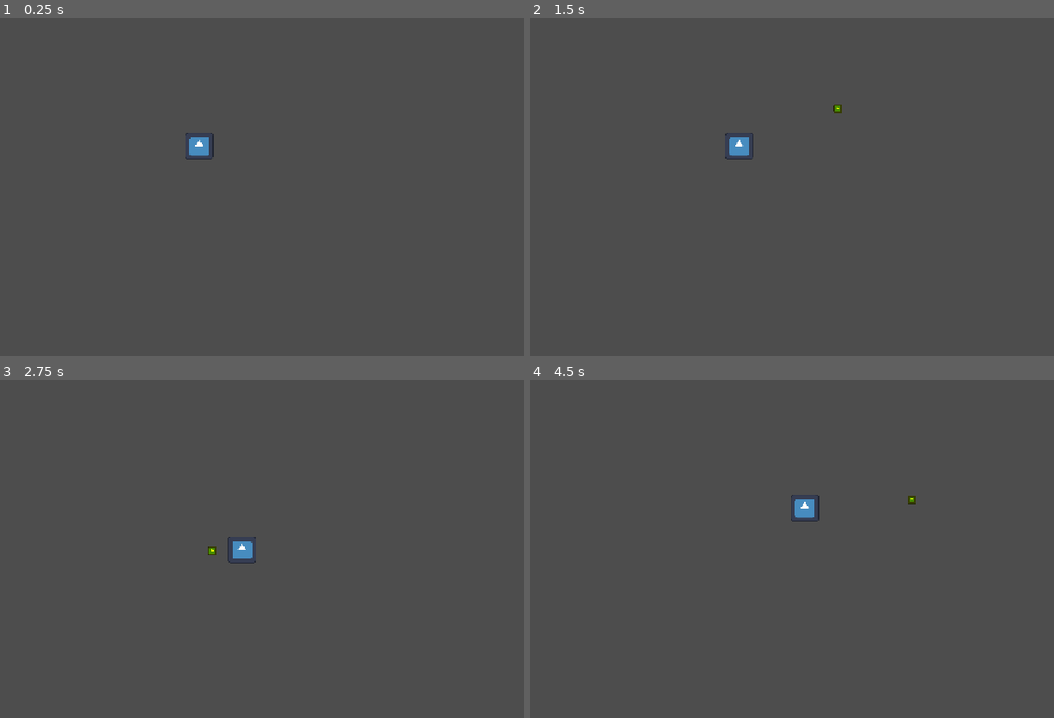
Above: before the commit, frames 1-4 (two rows, left to right).
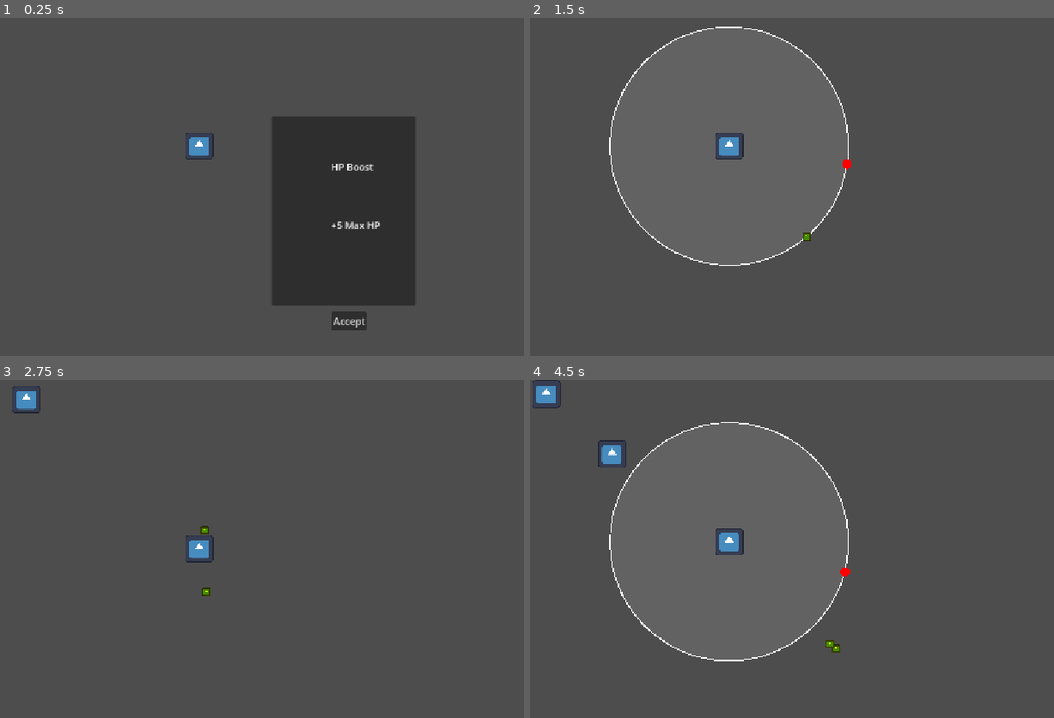
Above: after the commit, the same moments.

Repository: Yu-xo/GMTK2026
Game: Godot game, scene res://Scenes/Main/Main.tscn
The game is run twice, just before and just after one commit, with the same random seed, the same clock (stepped at 60 frames per second) and the same inputs. The engine's default icon, where the game draws it, is replaced by a stand-in: a white triangle on a blue panel in a dark square.
Inputs (mouse positions are in pixels of both pictures, inside the frame that each line leads up to):
- Up to frame 1 (0.25 s): no input
- Up to frame 2 (1.5 s): click (881, 322) at 0.5 s, where only the run after the commit has a clickable "Accept"; move the mouse to (1022, 190) at 1.27 s; press the mouse at (1022, 190) at 1.28 s; hold D (right) from 1.28 s (still down)
- Up to frame 3 (2.75 s): tap Shift (dash, bound only after the commit) at 1.55, 2.1 s; move the mouse to (204, 592) at 2.02 s; release D (right) at 2.03 s; release the mouse at (204, 592) at 2.03 s; hold S (down) from 2.03 s (still down); click (204, 592) at 2.3 s
- Up to frame 4 (4.5 s): move the mouse to (943, 488) at 2.77 s; release S (down) at 2.78 s; press the mouse at (943, 488) at 2.78 s; hold D (right) 2.78-3.53 s; tap Shift (dash, bound only after the commit) at 3.05, 3.6 s; move the mouse to (839, 650) at 3.52 s; release the mouse at (839, 650) at 3.53 s; hold W (up) 3.53-4.28 s; click (839, 650) at 3.8 s; move the mouse to (outside the picture) at 4.27 s; press the mouse at (outside the picture) at 4.28 s; hold A (left) from 4.28 s (still down)

The runs differ from the first frame. In frame 1, 15% of the frame differs, in the area x 51-80%, y 29-93%; in frame 2, 1.0%; in frame 3, 0.9%; in frame 4, 1.8%.

Commit message:
UpgradesWIP

Diff:
--- /dev/null
+++ b/Data/AoEDmg.tres
@@ -0,0 +1,9 @@
+[gd_resource type="Resource" script_class="UpgardeInformation" format=3 uid="uid://c7d6872o1kbgd"]
+
+[ext_resource type="Script" uid="uid://lhnxy8ietk7p" path="res://Scripts/UpgardeInformation.gd" id="1_ropmb"]
+
+[resource]
+script = ExtResource("1_ropmb")
+Type = 8
+area_of_dmg = 100.0
+metadata/_custom_type_script = "uid://lhnxy8ietk7p"
--- /dev/null
+++ b/Data/DashAbility.tres
@@ -0,0 +1,8 @@
+[gd_resource type="Resource" script_class="UpgardeInformation" format=3 uid="uid://c4vyb05p56vxe"]
+
+[ext_resource type="Script" uid="uid://lhnxy8ietk7p" path="res://Scripts/UpgardeInformation.gd" id="1_68arc"]
+
+[resource]
+script = ExtResource("1_68arc")
+Type = 2
+metadata/_custom_type_script = "uid://lhnxy8ietk7p"
--- /dev/null
+++ b/Data/DoubleProjectile.tres
@@ -0,0 +1,8 @@
+[gd_resource type="Resource" script_class="UpgardeInformation" format=3 uid="uid://c12h3stj86gsc"]
+
+[ext_resource type="Script" uid="uid://lhnxy8ietk7p" path="res://Scripts/UpgardeInformation.gd" id="1_aqr0j"]
+
+[resource]
+script = ExtResource("1_aqr0j")
+Type = 6
+metadata/_custom_type_script = "uid://lhnxy8ietk7p"
--- /dev/null
+++ b/Data/ExpTimer.tres
@@ -0,0 +1,9 @@
+[gd_resource type="Resource" script_class="UpgardeInformation" format=3 uid="uid://bclyvn85738oa"]
+
+[ext_resource type="Script" uid="uid://lhnxy8ietk7p" path="res://Scripts/UpgardeInformation.gd" id="1_f5wha"]
+
+[resource]
+script = ExtResource("1_f5wha")
+Type = 9
+explosiontimer = 7.0
+metadata/_custom_type_script = "uid://lhnxy8ietk7p"
--- /dev/null
+++ b/Data/HPboost.tres
@@ -0,0 +1,8 @@
+[gd_resource type="Resource" script_class="UpgardeInformation" format=3 uid="uid://dn4g4wddb8qyx"]
+
+[ext_resource type="Script" uid="uid://lhnxy8ietk7p" path="res://Scripts/UpgardeInformation.gd" id="1_86hqb"]
+
+[resource]
+script = ExtResource("1_86hqb")
+hp = 5
+metadata/_custom_type_script = "uid://lhnxy8ietk7p"
--- /dev/null
+++ b/Data/ShiledAbility.tres
@@ -0,0 +1,10 @@
+[gd_resource type="Resource" script_class="UpgardeInformation" format=3 uid="uid://bph05am67pljy"]
+
+[ext_resource type="Script" uid="uid://lhnxy8ietk7p" path="res://Scripts/UpgardeInformation.gd" id="1_upoqe"]
+
+[resource]
+script = ExtResource("1_upoqe")
+Type = 4
+shield_duration = 5.0
+shield_cooldown = 5.0
+metadata/_custom_type_script = "uid://lhnxy8ietk7p"
--- /dev/null
+++ b/Data/SpeedBoost.tres
@@ -0,0 +1,9 @@
+[gd_resource type="Resource" script_class="UpgardeInformation" format=3 uid="uid://bwximxwpp02ai"]
+
+[ext_resource type="Script" uid="uid://lhnxy8ietk7p" path="res://Scripts/UpgardeInformation.gd" id="1_mb2fh"]
+
+[resource]
+script = ExtResource("1_mb2fh")
+Type = 1
+speed = 300.0
+metadata/_custom_type_script = "uid://lhnxy8ietk7p"
--- /dev/null
+++ b/Data/SpikeProjectile.tres
@@ -0,0 +1,9 @@
+[gd_resource type="Resource" script_class="UpgardeInformation" format=3 uid="uid://c4p4yixcjuj3n"]
+
+[ext_resource type="Script" uid="uid://lhnxy8ietk7p" path="res://Scripts/UpgardeInformation.gd" id="1_3qxo8"]
+
+[resource]
+script = ExtResource("1_3qxo8")
+Type = 7
+number_of_spikes = 4
+metadata/_custom_type_script = "uid://lhnxy8ietk7p"
--- /dev/null
+++ b/Data/ThrowRange.tres
@@ -0,0 +1,9 @@
+[gd_resource type="Resource" script_class="UpgardeInformation" format=3 uid="uid://dw3rl8m7gi2d4"]
+
+[ext_resource type="Script" uid="uid://lhnxy8ietk7p" path="res://Scripts/UpgardeInformation.gd" id="1_qqg88"]
+
+[resource]
+script = ExtResource("1_qqg88")
+Type = 3
+throw_range = 300.0
+metadata/_custom_type_script = "uid://lhnxy8ietk7p"
--- /dev/null
+++ b/Data/Volly.tres
@@ -0,0 +1,9 @@
+[gd_resource type="Resource" script_class="UpgardeInformation" format=3 uid="uid://qbb74mnx5q5r"]
+
+[ext_resource type="Script" uid="uid://lhnxy8ietk7p" path="res://Scripts/UpgardeInformation.gd" id="1_fidtv"]
+
+[resource]
+script = ExtResource("1_fidtv")
+Type = 5
+volly_count = 1
+metadata/_custom_type_script = "uid://lhnxy8ietk7p"
--- a/Scenes/Characters/Player/Player.tscn
+++ b/Scenes/Characters/Player/Player.tscn
@@ -21,3 +21,5 @@
 texture = ExtResource("1_no7dv")
 
 [node name="Marker2D" type="Marker2D" parent="." unique_id=612158831]
+
+[node name="PlayerUpgradeSystem" type="Node" parent="." unique_id=1687560718]
--- a/Scenes/Main/Main.tscn
+++ b/Scenes/Main/Main.tscn
@@ -1,8 +1,72 @@
 [gd_scene format=3 uid="uid://be7k5ypbb0km0"]
 
 [ext_resource type="PackedScene" uid="uid://dbw1o7k57og33" path="res://Scenes/Characters/Player/Player.tscn" id="1_p8rbg"]
+[ext_resource type="Script" uid="uid://ukxbtqr3hbb0" path="res://Scripts/upgrade_panel_holder.gd" id="2_qtv3y"]
+[ext_resource type="Script" uid="uid://lhnxy8ietk7p" path="res://Scripts/UpgardeInformation.gd" id="3_o8wgc"]
+[ext_resource type="Resource" uid="uid://c7d6872o1kbgd" path="res://Data/AoEDmg.tres" id="4_hkvnm"]
+[ext_resource type="Resource" uid="uid://dn4g4wddb8qyx" path="res://Data/HPboost.tres" id="4_w20t6"]
+[ext_resource type="Resource" uid="uid://c4vyb05p56vxe" path="res://Data/DashAbility.tres" id="5_5ci8a"]
+[ext_resource type="Resource" uid="uid://bwximxwpp02ai" path="res://Data/SpeedBoost.tres" id="5_aw1lf"]
+[ext_resource type="Resource" uid="uid://c12h3stj86gsc" path="res://Data/DoubleProjectile.tres" id="6_18xdc"]
+[ext_resource type="PackedScene" uid="uid://bs1e6rjc61nec" path="res://Scenes/EnemySpawner/EnemySpawner.tscn" id="6_w20t6"]
+[ext_resource type="Resource" uid="uid://bclyvn85738oa" path="res://Data/ExpTimer.tres" id="7_epx8f"]
+[ext_resource type="Resource" uid="uid://bph05am67pljy" path="res://Data/ShiledAbility.tres" id="9_hcu3t"]
+[ext_resource type="Resource" uid="uid://c4p4yixcjuj3n" path="res://Data/SpikeProjectile.tres" id="11_qdkat"]
+[ext_resource type="Resource" uid="uid://dw3rl8m7gi2d4" path="res://Data/ThrowRange.tres" id="12_udh0u"]
+[ext_resource type="Resource" uid="uid://qbb74mnx5q5r" path="res://Data/Volly.tres" id="13_xggvw"]
 
 [node name="Main" type="Node" unique_id=1359459859]
 
 [node name="Player" parent="." unique_id=1541806321 instance=ExtResource("1_p8rbg")]
 position = Vector2(334, 215)
+
+[node name="UpgradePanelHolder" type="Control" parent="." unique_id=110452459 node_paths=PackedStringArray("_name", "effect", "button")]
+layout_mode = 3
+anchors_preset = 15
+anchor_right = 1.0
+anchor_bottom = 1.0
+grow_horizontal = 2
+grow_vertical = 2
+script = ExtResource("2_qtv3y")
+_name = NodePath("Panel/Name")
+effect = NodePath("Panel/Effect")
+button = NodePath("Panel/Button")
+UpgradeInfo = Array[ExtResource("3_o8wgc")]([ExtResource("4_hkvnm"), ExtResource("5_5ci8a"), ExtResource("6_18xdc"), ExtResource("7_epx8f"), ExtResource("4_w20t6"), ExtResource("9_hcu3t"), ExtResource("5_aw1lf"), ExtResource("11_qdkat"), ExtResource("12_udh0u"), ExtResource("13_xggvw")])
+
+[node name="Panel" type="Panel" parent="UpgradePanelHolder" unique_id=1832018278]
+layout_mode = 1
+anchors_preset = 8
+anchor_left = 0.5
+anchor_top = 0.5
+anchor_right = 0.5
+anchor_bottom = 0.5
+offset_left = -121.0
+offset_top = -159.0
+offset_right = 121.0
+offset_bottom = 159.0
+grow_horizontal = 2
+grow_vertical = 2
+
+[node name="Name" type="Label" parent="UpgradePanelHolder/Panel" unique_id=1875082795]
+layout_mode = 0
+offset_left = 100.0
+offset_top = 73.0
+offset_right = 147.0
+offset_bottom = 96.0
+
+[node name="Effect" type="Label" parent="UpgradePanelHolder/Panel" unique_id=1842577729]
+layout_mode = 0
+offset_left = 100.0
+offset_top = 171.0
+offset_right = 147.0
+offset_bottom = 194.0
+
+[node name="Button" type="Button" parent="UpgradePanelHolder/Panel" unique_id=184678601]
+layout_mode = 0
+offset_left = 100.0
+offset_top = 328.0
+offset_right = 160.0
+offset_bottom = 359.0
+text = "Accept"
+
+[node name="EnemySpawner" parent="." unique_id=1827537512 instance=ExtResource("6_w20t6")]
--- a/Scenes/Projectiles/BombProjectile.tscn
+++ b/Scenes/Projectiles/BombProjectile.tscn
@@ -4,6 +4,44 @@
 [ext_resource type="Script" uid="uid://yjr2m787023p" path="res://Scripts/bomb_projectile.gd" id="1_y08ll"]
 
 [sub_resource type="CircleShape2D" id="CircleShape2D_u7t8t"]
+radius = 9.486833
+
+[sub_resource type="Animation" id="Animation_y08ll"]
+length = 0.001
+tracks/0/type = "value"
+tracks/0/imported = false
+tracks/0/enabled = true
+tracks/0/path = NodePath("CollisionShape2D:shape:radius")
+tracks/0/interp = 1
+tracks/0/loop_wrap = true
+tracks/0/keys = {
+"times": PackedFloat32Array(0),
+"transitions": PackedFloat32Array(1),
+"update": 0,
+"values": [9.486833]
+}
+
+[sub_resource type="Animation" id="Animation_wmnt2"]
+resource_name = "explode"
+length = 0.6
+tracks/0/type = "value"
+tracks/0/imported = false
+tracks/0/enabled = true
+tracks/0/path = NodePath("CollisionShape2D:shape:radius")
+tracks/0/interp = 1
+tracks/0/loop_wrap = true
+tracks/0/keys = {
+"times": PackedFloat32Array(0, 0.5),
+"transitions": PackedFloat32Array(1, 1),
+"update": 0,
+"values": [9.486833, 65.27634]
+}
+
+[sub_resource type="AnimationLibrary" id="AnimationLibrary_004k1"]
+_data = {
+&"RESET": SubResource("Animation_y08ll"),
+&"explode": SubResource("Animation_wmnt2")
+}
 
 [node name="BombProjectile" type="Area2D" unique_id=823420575]
 script = ExtResource("1_y08ll")
@@ -15,3 +53,6 @@
 modulate = Color(1, 1, 0, 1)
 scale = Vector2(0.109375, 0.109375)
 texture = ExtResource("1_bmwhb")
+
+[node name="AnimationPlayer" type="AnimationPlayer" parent="." unique_id=1095750788]
+libraries/ = SubResource("AnimationLibrary_004k1")
--- /dev/null
+++ b/Scenes/Projectiles/Spike.tscn
@@ -0,0 +1,13 @@
+[gd_scene format=3 uid="uid://dgyfbvmcr0xel"]
+
+[sub_resource type="CircleShape2D" id="CircleShape2D_45xi4"]
+radius = 6.0
+
+[node name="SpikeArea" type="Area2D" unique_id=1450256500]
+
+[node name="CollisionShape2D" type="CollisionShape2D" parent="." unique_id=97860972]
+position = Vector2(0, 2)
+shape = SubResource("CircleShape2D_45xi4")
+
+[node name="Polygon2D" type="Polygon2D" parent="." unique_id=1138777946]
+polygon = PackedVector2Array(-4, 0, 4, 0, 0, 7)
--- /dev/null
+++ b/Scripts/Autoloads/Stateffect.gd
@@ -0,0 +1,26 @@
+extends Node
+
+# ==========================
+# PLAYER STATS
+# ==========================
+
+var max_hp : int = 100
+var speed : float = 100.0
+var throw_range : float = 200.0
+
+# ==========================
+# PLAYER ABILITIES
+# ==========================
+
+var unlock_dash : bool = false
+var unlock_shield : bool = false
+
+# ==========================
+# PROJECTILE UPGRADES
+# ==========================
+
+var volley_count : int = 1
+var double_projectile : bool = false
+var spike_count : int = 0
+var burst_area : float = 0.0
+var explosion_timer : float = 1.0
--- /dev/null
+++ b/Scripts/UpgardeInformation.gd
@@ -0,0 +1,37 @@
+extends Resource
+class_name UpgardeInformation
+
+enum AbilityType {
+	HPBOOST,
+	SPEEDBOOST,
+	DASHABILITY,
+	THROWRANGE,
+	SHIELDEFFECT,
+
+	VOLLYPROJECTILE,
+	DOUBLEPROJECTILE,
+	SPIKEPROJECTILE,
+	BURSTPROJECTILE,
+	EXPLOSIONTIMER,
+}
+
+@export var Type : AbilityType
+
+
+@export var hp : int = 0
+@export var speed : float = 0.0
+@export var throw_range : float = 0.0
+
+@export var dash_speed : float = 0.0
+@export var dash_duration : float = 0.0
+@export var dash_cooldown : float = 0.0
+
+@export var shield_duration : float = 0.0
+@export var shield_cooldown : float = 0.0
+
+
+
+@export var volly_count : int = 0
+@export var number_of_spikes : int = 0
+@export var area_of_dmg : float = 0.0
+@export var explosiontimer : float = 0.0
--- a/Scripts/bomb_projectile.gd
+++ b/Scripts/bomb_projectile.gd
@@ -4,17 +4,17 @@
 @export var travel_speed := 2.0
 @export var arc_height := 100.0
 
-@onready var player = get_tree().get_first_node_in_group("player")
+@onready var animation_player: AnimationPlayer = $AnimationPlayer
 
 var start_pos: Vector2
 var target_pos: Vector2
 var weight := 0.0
 
+
 func _ready() -> void:
-	start_pos = player.global_position
-	target_pos = get_global_mouse_position()
+	# The player has already positioned the bomb at the muzzle.
+	start_pos = global_position
 
-	global_position = start_pos
 
 func _physics_process(delta: float) -> void:
 	weight += travel_speed * delta
@@ -22,11 +22,19 @@
 
 	var current_pos = start_pos.lerp(target_pos, weight)
 
-
+	# Arc
 	current_pos.y -= sin(weight * PI) * arc_height
 
 	global_position = current_pos
 
 	if weight >= 1.0:
-		# TODO: gonna spawn explosion here
-		queue_free()
+		_explode()
+
+
+func _explode() -> void:
+	if animation_player.is_playing():
+		return
+
+	animation_player.play("explode")
+	await animation_player.animation_finished
+	queue_free()
--- a/Scripts/player.gd
+++ b/Scripts/player.gd
@@ -1,56 +1,183 @@
 extends CharacterBody2D
-
 
 enum States {
 	IDLE,
 	MOVE,
 	ATTACK,
 	HURT,
-	DEAD} # We can add more later
+	DEAD
+}
 
 var current_state = States.IDLE
 
-var dir : Vector2
+var dir: Vector2
 
-@export var Speed := 100
-@export var BombNode : PackedScene
+@export var BombNode: PackedScene
 @export var Muzzle: Marker2D
 
+@export var CircleColor := Color(1, 1, 1, 0.12)
+
+# Dash Settings
+@export var DashSpeed := 450.0
+@export var DashDuration := 0.18
+@export var DashCooldown := 0.6
+
+var can_dash := true
+var is_dashing := false
+var dash_direction := Vector2.ZERO
+
+var aiming := false
+var throw_target: Vector2
+
+
+func _ready() -> void:
+	throw_target = global_position
+
+
 func _physics_process(delta: float) -> void:
+	if is_dashing:
+		move_and_slide()
+		return
+
+	if aiming:
+		_update_throw_target()
+
 	_state_handler(delta)
 	move_and_slide()
 
+	if aiming:
+		queue_redraw()
+
+
 func _state_handler(delta):
 	match current_state:
-		States.IDLE:_idle_state()
-		States.MOVE:_movemovet_state(delta)
-		States.ATTACK:_on_attack()
-		States.HURT:pass
-		States.DEAD:pass
+		States.IDLE:
+			_idle_state()
+
+		States.MOVE:
+			_movemovet_state()
+
+		States.ATTACK:
+			pass
+
+		States.HURT:
+			pass
+
+		States.DEAD:
+			pass
 
 
 func _input(event):
+	# Dash
+	if event.is_action_pressed("dash"):
+		if StatEffects.unlock_dash:
+			_start_dash()
+
+	# Throw Bomb
 	if event.is_action_pressed("attack"):
+		aiming = true
 		current_state = States.ATTACK
+		queue_redraw()
+
+	elif event.is_action_released("attack"):
+
+		if aiming:
+			aiming = false
+
+			var bomb = BombNode.instantiate()
+			bomb.global_position = Muzzle.global_position
+			bomb.target_pos = throw_target
+
+			get_parent().add_child(bomb)
+
+			current_state = States.IDLE
+			queue_redraw()
+
 
 func _idle_state():
-	if Input.get_vector("left","right","up","down"):
+	if aiming:
+		velocity = Vector2.ZERO
+		return
+
+	dir = Input.get_vector("left", "right", "up", "down")
+
+	if dir != Vector2.ZERO:
 		current_state = States.MOVE
 	else:
+		velocity = Vector2.ZERO
+
+
+func _movemovet_state():
+	if aiming:
+		velocity = Vector2.ZERO
+		return
+
+	dir = Input.get_vector("left", "right", "up", "down")
+
+	velocity = dir * StatEffects.speed
+
+	if dir == Vector2.ZERO:
 		current_state = States.IDLE
 
-func _movemovet_state(delta):
-	dir = Input.get_vector("left","right","up","down")
-	velocity = dir * Speed
+
+func _start_dash():
+
+	if !can_dash or is_dashing:
+		return
+
+	can_dash = false
+	is_dashing = true
+
+	dash_direction = Input.get_vector("left", "right", "up", "down")
+
+	if dash_direction == Vector2.ZERO:
+		dash_direction = Vector2.RIGHT
+
+	velocity = dash_direction.normalized() * DashSpeed
+
+	await get_tree().create_timer(DashDuration).timeout
+
+	velocity = Vector2.ZERO
+	is_dashing = false
+
+	await get_tree().create_timer(DashCooldown).timeout
+
+	can_dash = true
 
 
-	if !dir: current_state = States.IDLE
+func _update_throw_target():
+	var mouse = get_global_mouse_position()
+
+	var offset = mouse - global_position
+
+	if offset.length() > StatEffects.throw_range:
+		offset = offset.normalized() * StatEffects.throw_range
+
+	throw_target = global_position + offset
 
 
-func _on_attack():
-	current_state = States.ATTACK
-	var bomb = BombNode.instantiate()
-	bomb.position = Muzzle.global_position
-	get_parent().add_child(bomb)
+func _draw():
+	if !aiming:
+		return
 
-	current_state = States.IDLE
+	draw_circle(
+		Vector2.ZERO,
+		StatEffects.throw_range,
+		CircleColor
+	)
+
+	draw_arc(
+		Vector2.ZERO,
+		StatEffects.throw_range,
+		0,
+		TAU,
+		72,
+		Color.WHITE,
+		2.0
+	)
+
+	draw_circle(
+		to_local(throw_target),
+		8,
+		Color.RED
+	)
--- /dev/null
+++ b/Scripts/upgrade_panel_holder.gd
@@ -0,0 +1,134 @@
+extends Control
+
+var current_upgrade
+
+@export var _name: Label
+@export var effect: Label
+@export var button: Button
+
+@export var UpgradeInfo: Array[UpgardeInformation]
+
+
+func _ready() -> void:
+	UpgradeInfo.shuffle()
+	current_upgrade = UpgradeInfo.pop_at(0)
+
+	print(current_upgrade)
+
+	button.pressed.connect(_on_button_pressed)
+
+	_update_upgrade_ui()
+
+
+func _update_upgrade_ui():
+
+	match current_upgrade.Type:
+
+		UpgardeInformation.AbilityType.HPBOOST:
+			_name.text = "HP Boost"
+			effect.text = "+" + str(current_upgrade.hp) + " Max HP"
+
+		UpgardeInformation.AbilityType.SPEEDBOOST:
+			_name.text = "Speed Boost"
+			effect.text = "+" + str(current_upgrade.speed) + " Speed"
+
+		UpgardeInformation.AbilityType.DASHABILITY:
+			_name.text = "Dash Ability"
+			effect.text = "Unlock Dash\n+" + str(current_upgrade.dash_speed) + " Dash Speed"
+
+		UpgardeInformation.AbilityType.THROWRANGE:
+			_name.text = "Throw Range"
+			effect.text = "+" + str(current_upgrade.throw_range) + " Throw Range"
+
+		UpgardeInformation.AbilityType.SHIELDEFFECT:
+			_name.text = "Shield"
+			effect.text = "Unlock Shield\n+" + str(current_upgrade.shield_duration) + "s Duration"
+
+		UpgardeInformation.AbilityType.VOLLYPROJECTILE:
+			_name.text = "Volley Projectile"
+			effect.text = "+" + str(current_upgrade.volly_count) + " Projectiles"
+
+		UpgardeInformation.AbilityType.DOUBLEPROJECTILE:
+			_name.text = "Double Projectile"
+			effect.text = "Throw Two Bombs"
+
+		UpgardeInformation.AbilityType.SPIKEPROJECTILE:
+			_name.text = "Spike Projectile"
+			effect.text = "+" + str(current_upgrade.number_of_spikes) + " Spikes"
+
+		UpgardeInformation.AbilityType.BURSTPROJECTILE:
+			_name.text = "Burst Projectile"
+			effect.text = "+" + str(current_upgrade.area_of_dmg) + " Explosion Radius"
+
+		UpgardeInformation.AbilityType.EXPLOSIONTIMER:
+			_name.text = "Explosion Timer"
+			effect.text = "-" + str(current_upgrade.explosiontimer) + "s Explosion Delay"
+
+
+func _on_button_pressed():
+
+	match current_upgrade.Type:
+
+		UpgardeInformation.AbilityType.HPBOOST:
+			StatEffects.max_hp += current_upgrade.hp
+
+			print("HP Upgrade Applied!")
+			print("Current Max HP:", StatEffects.max_hp)
+
+		UpgardeInformation.AbilityType.SPEEDBOOST:
+			StatEffects.speed += current_upgrade.speed
+
+			print("Speed Upgrade Applied!")
+			print("Current Speed:", StatEffects.speed)
+
+		UpgardeInformation.AbilityType.DASHABILITY:
+			StatEffects.unlock_dash = true
+			StatEffects.dash_speed += current_upgrade.dash_speed
+			StatEffects.dash_duration += current_upgrade.dash_duration
+			StatEffects.dash_cooldown -= current_upgrade.dash_cooldown
+
+			print("Dash Ability Unlocked!")
+
+		UpgardeInformation.AbilityType.THROWRANGE:
+			StatEffects.throw_range += current_upgrade.throw_range
+
+			print("Throw Range Increased!")
+			print("Current Throw Range:", StatEffects.throw_range)
+
+		UpgardeInformation.AbilityType.SHIELDEFFECT:
+			StatEffects.unlock_shield = true
+			StatEffects.shield_duration += current_upgrade.shield_duration
+			StatEffects.shield_cooldown -= current_upgrade.shield_cooldown
+
+			print("Shield Ability Unlocked!")
+
+		UpgardeInformation.AbilityType.VOLLYPROJECTILE:
+			StatEffects.volley_count += current_upgrade.volly_count
+
+			print("Volley Upgrade Applied!")
+			print("Volley Count:", StatEffects.volley_count)
+
+		UpgardeInformation.AbilityType.DOUBLEPROJECTILE:
+			StatEffects.double_projectile = true
+
+			print("Double Projectile Unlocked!")
+
+		UpgardeInformation.AbilityType.SPIKEPROJECTILE:
+			StatEffects.number_of_spikes += current_upgrade.number_of_spikes
+
+			print("Spike Projectile Upgraded!")
+			print("Spike Count:", StatEffects.number_of_spikes)
+
+		UpgardeInformation.AbilityType.BURSTPROJECTILE:
+			StatEffects.burst_area += current_upgrade.area_of_dmg
+
+			print("Burst Area Increased!")
+			print("Current Burst Area:", StatEffects.burst_area)
+
+		UpgardeInformation.AbilityType.EXPLOSIONTIMER:
+			StatEffects.explosion_timer -= current_upgrade.explosiontimer
+
+			print("Explosion Timer Reduced!")
+			print("Current Explosion Timer:", StatEffects.explosion_timer)
+
+	queue_free()
--- a/project.godot
+++ b/project.godot
@@ -14,6 +14,10 @@
 run/main_scene="uid://be7k5ypbb0km0"
 config/features=PackedStringArray("4.7", "Forward Plus")
 config/icon="res://icon.svg"
+
+[autoload]
+
+StatEffects="*uid://dxwbx6ap4dj0f"
 
 [display]
 
@@ -56,6 +60,11 @@
 "events": [Object(InputEventMouseButton,"resource_local_to_scene":false,"resource_name":"","device":-1,"window_id":0,"a …(258 unchanged characters)…
 ]
 }
+dash={
+"deadzone": 0.2,
+"events": [Object(InputEventKey,"resource_local_to_scene":false,"resource_name":"","device":-1,"window_id":0,"alt_pressed":false,"shift_pressed":false,"ctrl_pressed":false,"meta_pressed":false,"pressed":false,"keycode":0,"physical_keycode":4194325,"key_label":0,"unicode":0,"location":0,"echo":false,"script":null)
+]
+}
 
 [physics]
 
Not shown, added: Scripts/Autoloads/Stateffect.gd.uid
Not shown, added: Scripts/UpgardeInformation.gd.uid
Not shown, added: Scripts/upgrade_panel_holder.gd.uid
